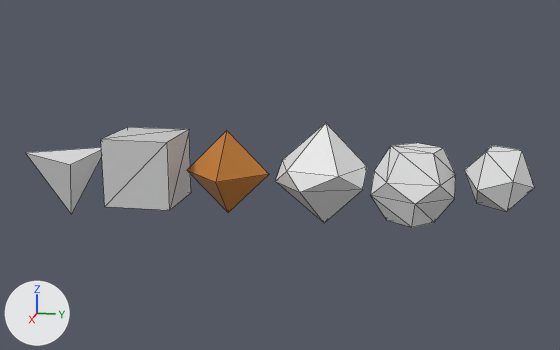
What one commit did to the COLLADA model Dice Roller/daes.scnassets/dice.dae.
Rendered twice from a 50 mm lens placed at (8.6, 2.35, 2.14), pointed at (-0.01, 0.63, -0.01). Lighting does not change. The marker at lower left points along +X, +Y and +Z. Mesh edges are drawn as thin lines. Where no turn or scale is listed for an object, it has been applied to the vertices.

The scene before the commit, as lines of its bpy script (objects in view):
```python
me_cube = bpy.data.meshes.new('Cube')
me_cube.from_pydata([(0.0, 0.5, 0.0), (0.0, -0.5, 0.0), (0.0, 0.0, 0.5), (0.0, 0.0, -0.5), (-0.5, 0.0, 0.0), (0.5, 0.0, 0.0)], [], [(5, 2, 1), (4, 2, 0), (3, 4, 0), (1, 4, 3), (1, 2, 4), (3, 5, 1), (0, 5, 3), (0, 2, 5)])
me_cube.materials.append(mat_material)  # orange #c27b30
me_cube_001 = bpy.data.meshes.new('Cube.001')
me_cube_001.from_pydata(...)  # a box spanning x -0.4..0.4, y -0.4..0.4, z -0.4..0.4
me_cube_001.materials.append(mat_d6texture)  # light grey #d1d1d1
me_cube_002 = bpy.data.meshes.new('Cube.002')
me_cube_002.from_pydata([(0.0, -0.554, 0.188), (-0.5, 0.279, 0.188), (0.0, -0.004, -0.562), (0.5, 0.279, 0.188)], [], [(0, 1, 2), (2, 1, 3), (3, 1, 0), (2, 3, 0)])
me_cube_005 = bpy.data.meshes.new('Cube.005')
me_cube_005.from_pydata(...)  # 12 vertices, 20 faces; spans x -0.506..0.51, y -0.573..0.485, z -0.6..0.6
me_cube_006 = bpy.data.meshes.new('Cube.006')
me_cube_006.from_pydata(...)  # 20 vertices, 36 faces; spans x -0.505..0.471, y -0.483..0.453, z -0.415..0.415
me_cube_007 = bpy.data.meshes.new('Cube.007')
me_cube_007.from_pydata(...)  # 12 vertices, 20 faces; spans x -0.356..0.346, y -0.381..0.364, z -0.313..0.338
ob_d10 = bpy.data.objects.new('d10', me_cube_005)
ob_d10.location = (-0.085, 1.142, 0.014)
ob_d12 = bpy.data.objects.new('d12', me_cube_006)
ob_d12.location = (-0.094, 2.171, -0.063)
ob_d20 = bpy.data.objects.new('d20', me_cube_007)
ob_d20.location = (-0.011, 3.087, 0.073)
ob_d4 = bpy.data.objects.new('d4', me_cube_002)
ob_d4.location = (0.138, -1.946, -0.029)
ob_d6 = bpy.data.objects.new('d6', me_cube_001)
ob_d6.location = (0.025, -0.98, 0.02)
ob_d8 = bpy.data.objects.new('d8', me_cube)
ob_d8.location = (0.0, 0.0, 0.0)
```
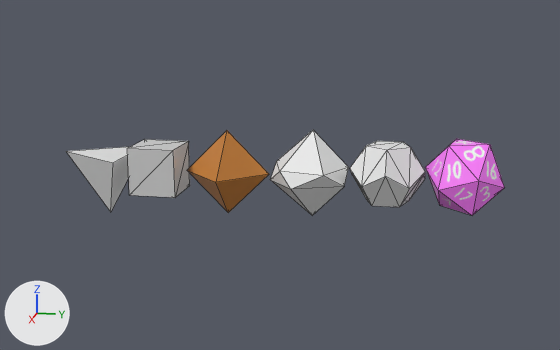
Changed parts and their boxes [x1, y1, x2, y2] in the pictures (560 x 350 px):
'd12', reshaped, moved (12% narrower, 21% shorter)
    before: [371, 143, 456, 227]
    after: [350, 141, 425, 207]
'd6', mesh rescaled, moved (30% narrower, 29% shorter)
    before: [101, 127, 191, 210]
    after: [127, 139, 190, 198]
'd20', recoloured, mesh rescaled, moved (14% wider, 15% taller)
    before: [464, 145, 534, 212]
    after: [425, 139, 505, 216]
'd10', mesh rescaled, moved (14% narrower, 15% shorter)
    before: [275, 123, 367, 223]
    after: [270, 130, 349, 215]
'd4', moved
    before: [26, 147, 102, 214]
    after: [66, 147, 129, 212]

What changed in the scene script:
```text
Add img_d20texture_png:
    img_d20texture_png = load_image('d20texture.png', 'd20texture.png', 1024, 1024, 'sRGB')
Add mat_material_001:
    mat_material_001 = principled_material('Material_001')
    mat_material_001.texture = img_d20texture_png
    mat_material_001.roughness = 0.44
Change me_cube_001:
    where me_cube_001.from_pydata(...)  # 8 vertices, 12 faces; spans x -0.4..0.4, y -0.4..0.4, z -0.4..0.4
    used by ob_d6; location = (0.025, -0.98, 0.02)
    me_cube_001 part 1: the whole mesh is scaled about its middle by 0.699
Change me_cube_005:
    where me_cube_005.from_pydata(...)  # 12 vertices, 20 faces; spans x -0.506..0.51, y -0.573..0.485, z -0.6..0.6
    used by ob_d10; location = (-0.085, 1.142, 0.014)
    me_cube_005 part 2: the whole mesh is scaled about its middle by 0.854, then moved by (0.002, 0.002, 0.0)
Change me_cube_006:
    used by ob_d12; location = (-0.094, 2.171, -0.063)
    remove me_cube_006.from_pydata(...)  # 20 vertices, 36 faces; spans x -0.505..0.471, y -0.483..0.453, z -0.415..0.415
    add me_cube_006.from_pydata(...)  # 20 vertices, 36 faces; spans x -0.439..0.439, y -0.417..0.417, z -0.33..0.33
    me_cube_006 part 4: the whole mesh is rebuilt
Change me_cube_007:
    where me_cube_007.from_pydata(...)  # 12 vertices, 20 faces; spans x -0.356..0.346, y -0.381..0.364, z -0.313..0.338
    used by ob_d20; location = (-0.011, 3.087, 0.073)
    me_cube_007 part 3: the whole mesh is scaled about the mesh origin by 1.16
    add me_cube_007.materials.append(mat_material_001)  # picture img_d20texture_png
Change ob_d6:
    ob_d6.location: (0.025, -0.98, 0.02) -> (0.025, -0.833, 0.02)
Change ob_d4:
    ob_d4.location: (0.138, -1.946, -0.029) -> (-0.041, -1.507, -0.029)
Change ob_d10:
    ob_d10.location: (-0.085, 1.142, 0.014) -> (-0.085, 1.002, 0.014)
Change ob_d12:
    ob_d12.location: (-0.094, 2.171, -0.063) -> (-0.024, 1.866, 0.065)
Change ob_d20:
    ob_d20.location: (-0.011, 3.087, 0.073) -> (-0.011, 2.718, 0.073)
```
